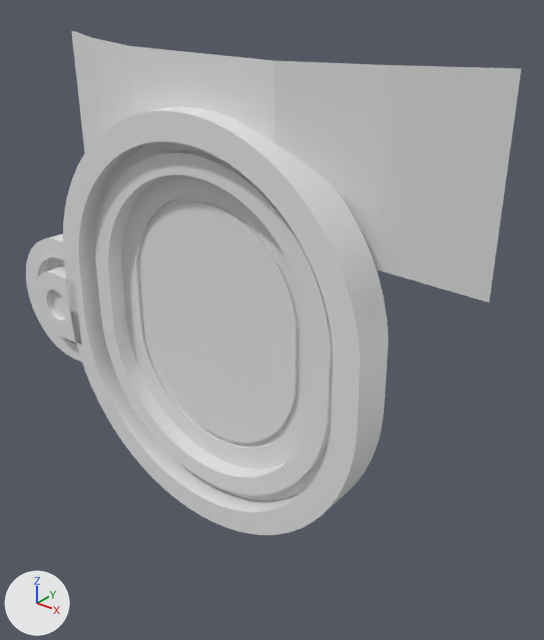
One commit to the FBX model Assets/Blender/Professor/leyline-door.fbx: the scene before it, then after it.
Both versions are drawn from a 50 mm camera at (41.1, -40.4, 31.8) aimed at (1.6, 9.0, 1.2). Arrows for +X, +Y and +Z are at lower left; the lights stay in place. The picture after the commit comes second. Where no turn or scale is listed for an object, it has been applied to the vertices.

Names of what the first picture shows: 'LeylineDoorA', 'LeylineDoorB', 'LeylineDoorC', 'LeylineDoorD', 'Plane'.
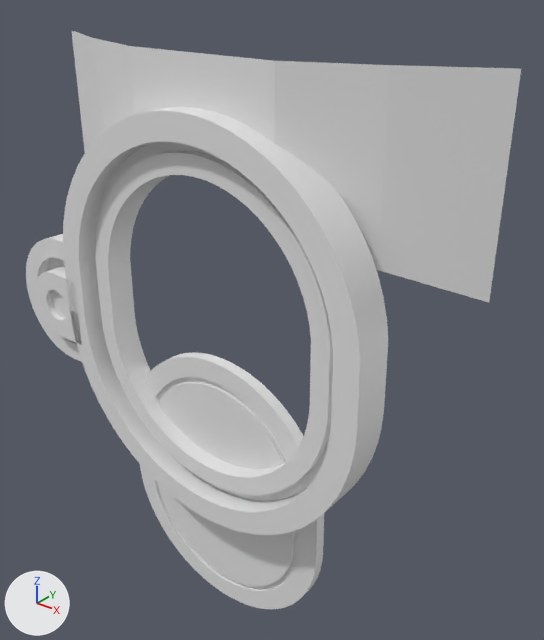
Boxes (x1, y1, x2, y2) around the edits, measured in the pictures (544 x 640 px):
'LeylineDoorD', moved: before (121, 175, 311, 469); after (140, 352, 324, 609)

The change in detail:
Object 'LeylineDoorD' (ob_leylinedoord) moves from (0.0, 0.0, 0.0) to (0.0, 0.0, -17.4).
